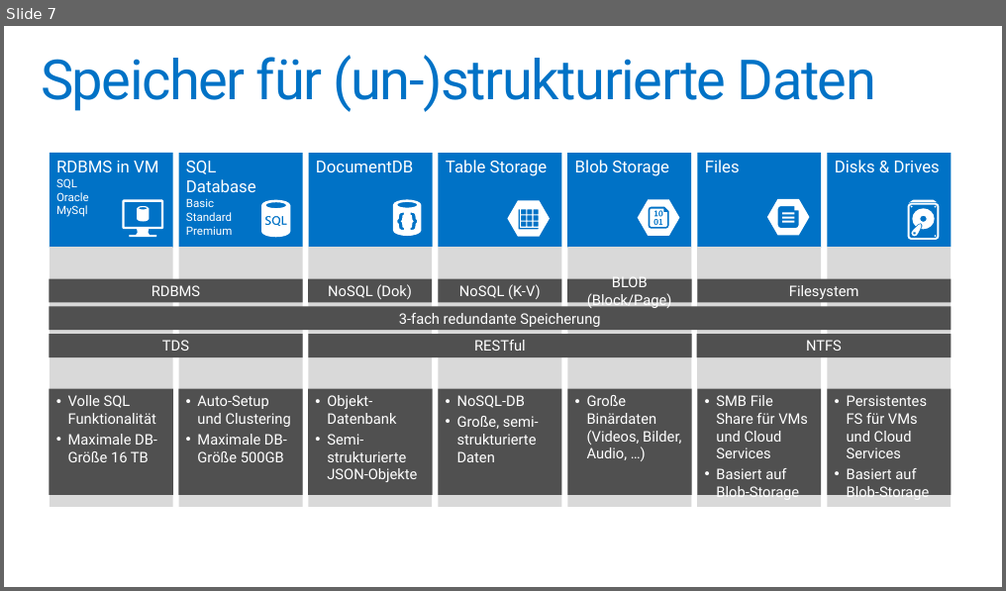
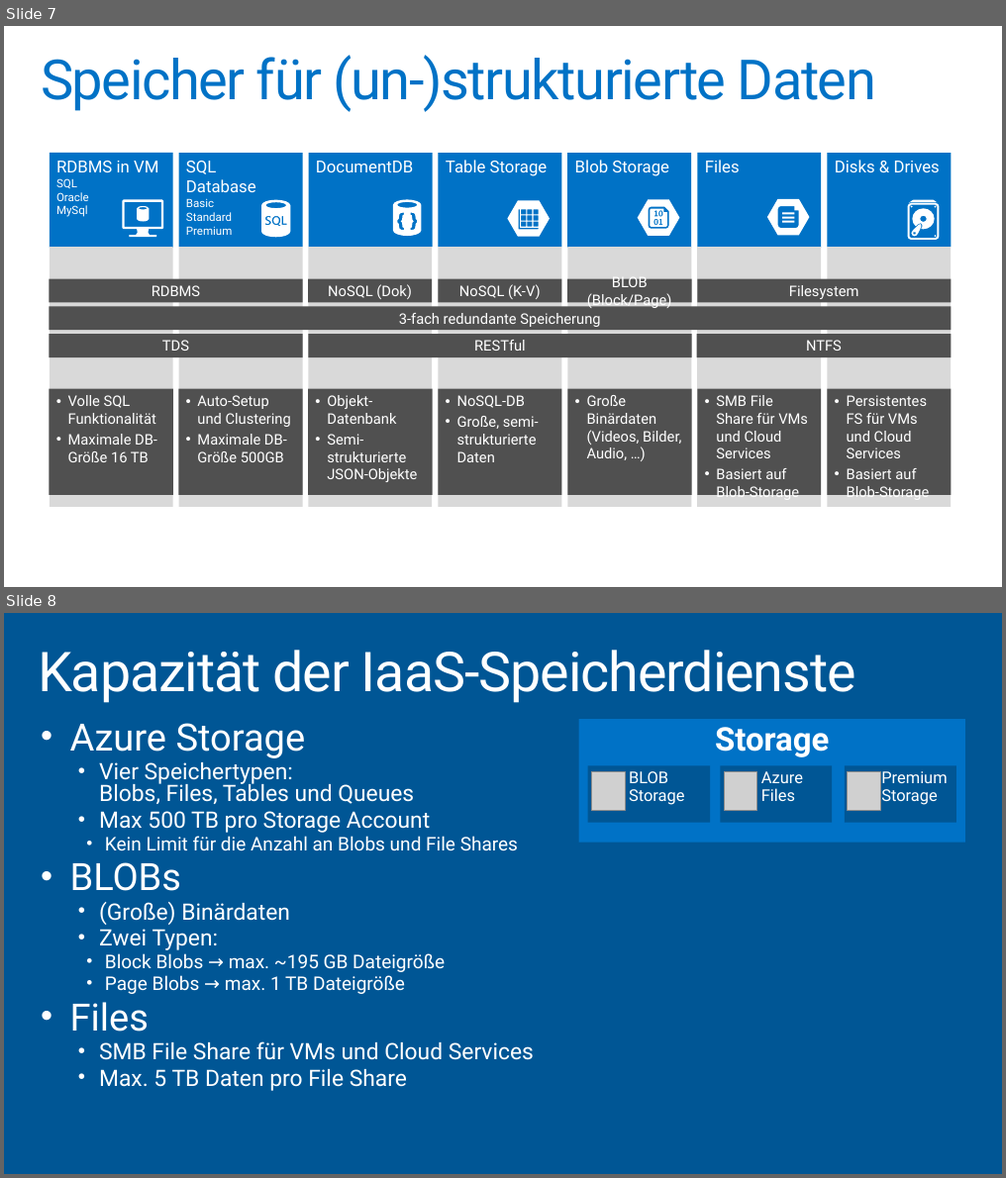
Before and after one commit to pkirch/hybridit15, a slide deck: Modul1/FY16Q2 Azure Intro (Hybrid IT 2015).pptx. Shown one above the other, each under a label of ours: slide 7 before the commit, slides 7 and 8 after it. The pictures are 1006x591 and 1006x1178 pixels, drawn with LibreOffice and Linux fonts; fonts in the diff are those of the drawing; grey boxes stand for pictures; background and template pictures are left out. Boxes give left, top, right and bottom in pixels: in the first picture for what was removed or moved away, otherwise in the second. Text is boxed around its words. In the diff, an @@ line names an element or a change of style, - is before the commit and + after.

```diff
--- a/Modul1/FY16Q2 Azure Intro (Hybrid IT 2015).pptx
+++ b/Modul1/FY16Q2 Azure Intro (Hybrid IT 2015).pptx
@@ slide 8 added at (x1=4, y1=613, x2=1002, y2=1174), background #005694 @@
@@ title added at (x1=38, y1=650, x2=856, y2=703), 54 pt, text #FFFFFF @@
+Kapazität der IaaS-Speicherdienste
@@ text added at (x1=70, y1=723, x2=534, y2=1091), 22.2 pt, text #FFFFFF @@
+• Azure Storage
+  • Vier Speichertypen:
+    Blobs, Files, Tables und Queues
+  • Max 500 TB pro Storage Account
+    • Kein Limit für die Anzahl an Blobs und File Shares
+• BLOBs
+  • (Große) Binärdaten
+  • Zwei Typen:
+    • Block Blobs → max. ~195 GB Dateigröße
+    • Page Blobs → max. 1 TB Dateigröße
+• Files
+  • SMB File Share für VMs und Cloud Services
+  • Max. 5 TB Daten pro File Share
@@ group added at (x1=579, y1=719, x2=966, y2=842): 4 rectangles, 3 pictures @@
+Storage
+BLOB
+Storage
+Azure
+Files
+Premium
+Storage
```
Also in this commit, not shown: 4 slides changed, 2 other slides added, 2 slides removed, 1 other file.
